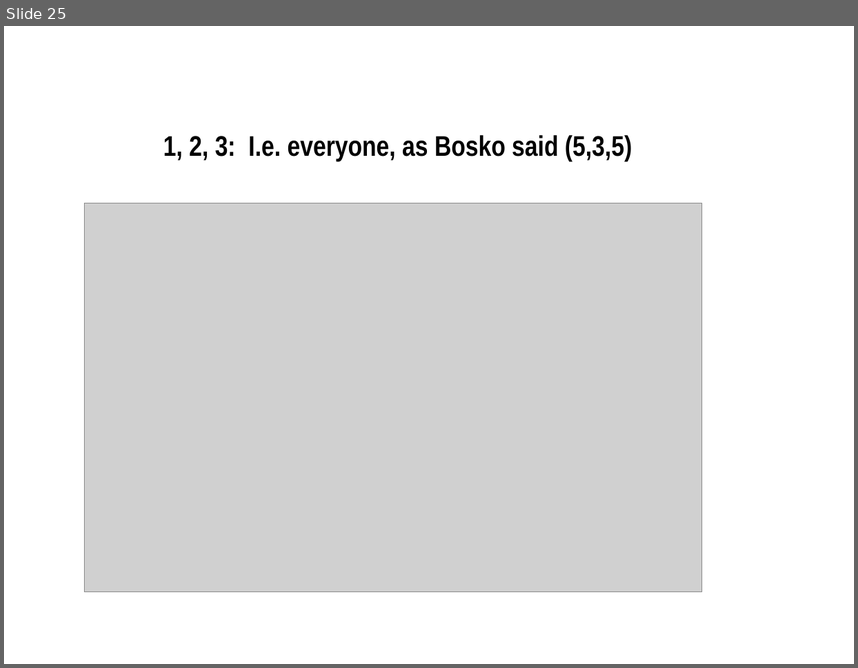
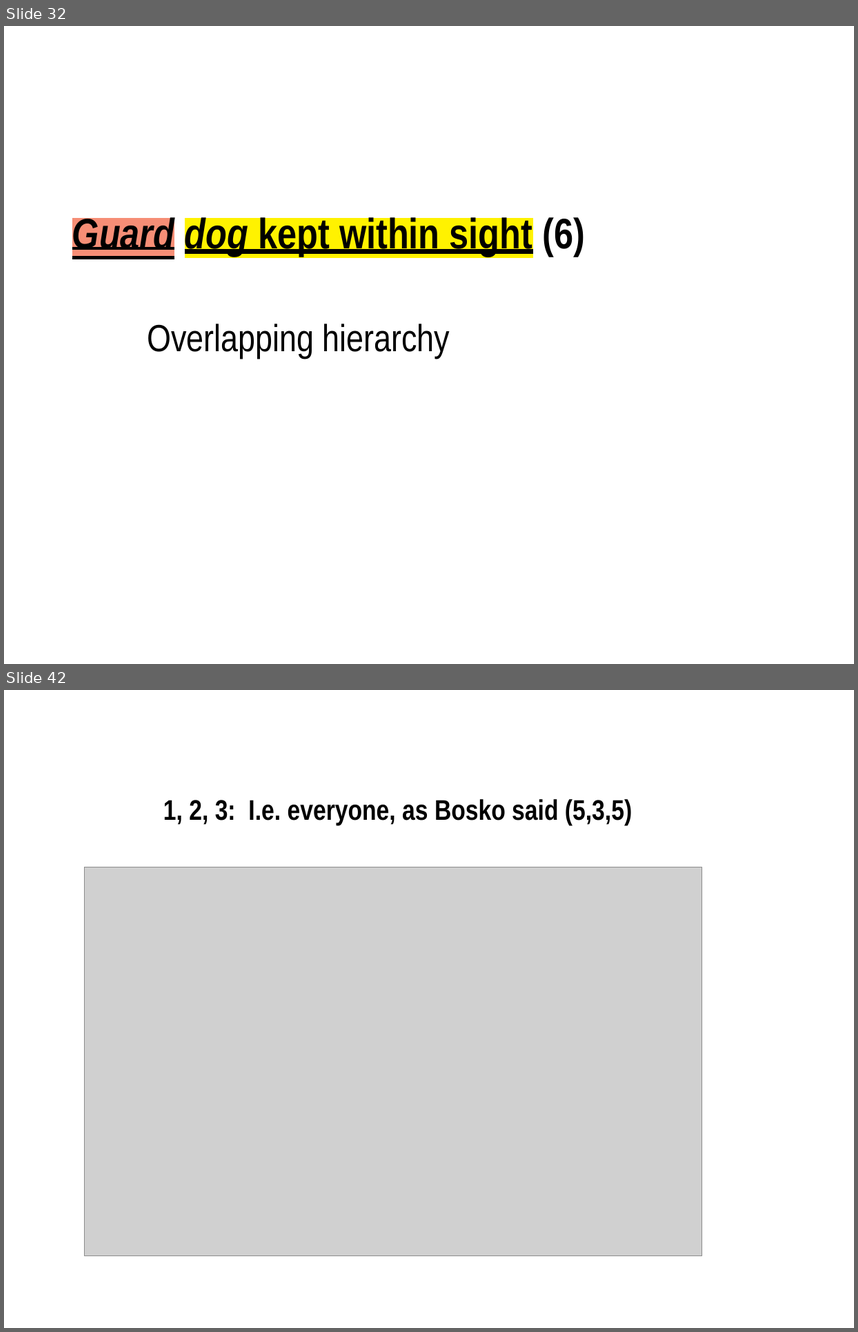
Before and after one commit to martindholmes/cryptic, a slide deck: presentations/tei2017.odp. Shown one above the other, each under a label of ours: slide 25 before the commit, slides 32 and 42 after it; the slides between them are not shown. The pictures are 858x668 and 858x1332 pixels, drawn with LibreOffice and Linux fonts; fonts in the diff are those of the drawing; grey boxes stand for pictures; background and template pictures are left out. Boxes give left, top, right and bottom in pixels: in the first picture for what was removed or moved away, otherwise in the second. Text is boxed around its words. In the diff, an @@ line names an element or a change of style, - is before the commit and + after.

```diff
--- a/presentations/tei2017.odp
+++ b/presentations/tei2017.odp
@@ slide 32 added at (4, 26, 854, 664), background picture (left out) @@
@@ title added at (72, 214, 586, 256), 36 pt, text #000000, bold, underline @@
+Guard dog kept within sight (6)
@@ text added at (147, 323, 450, 358), 32 pt, text #000000 @@
+Overlapping hierarchy
@@ what was slide 25 is now slide 42 @@
```
Also in this commit, not shown: 4 slides changed, 16 other slides added, 1 other file.
